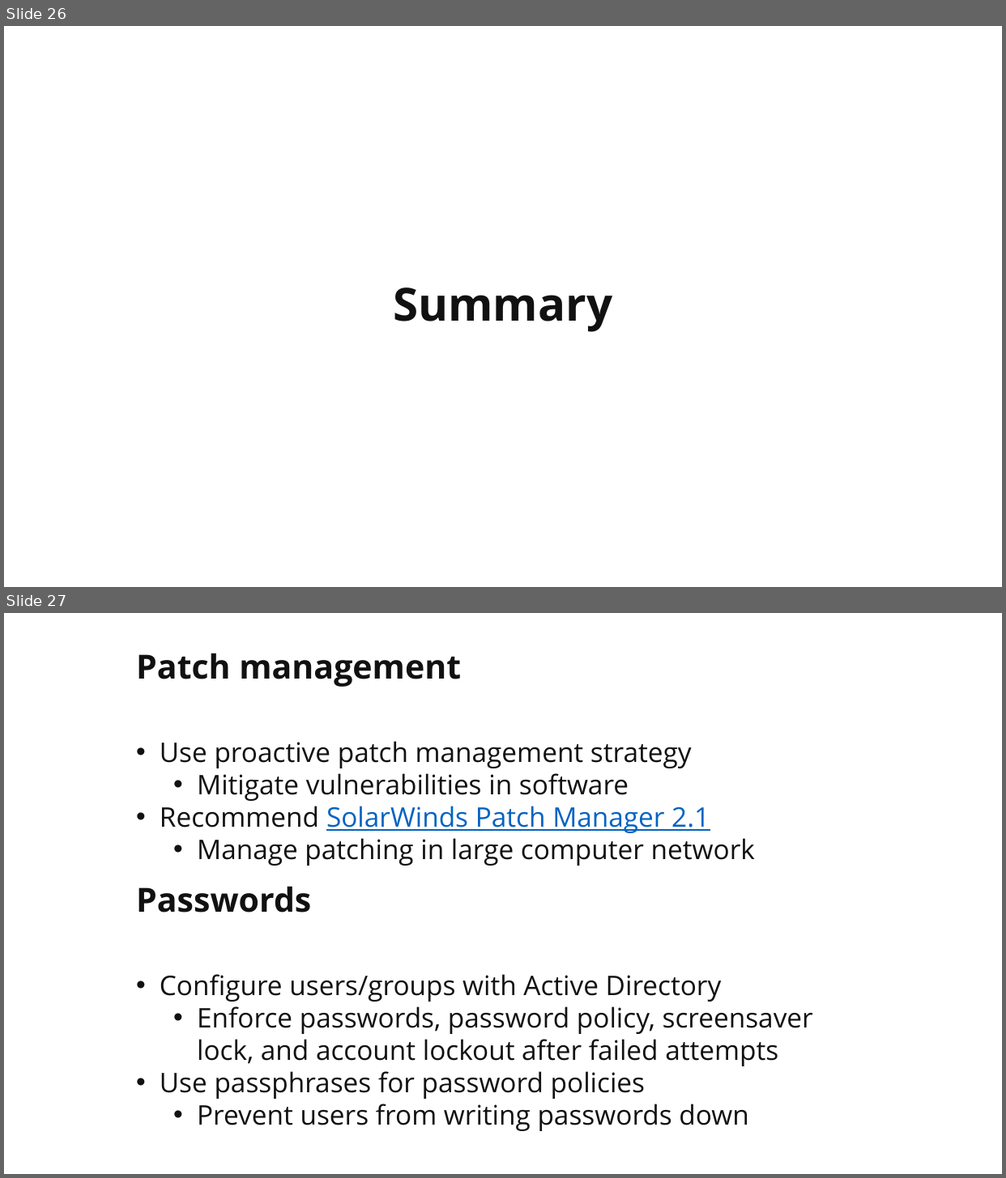
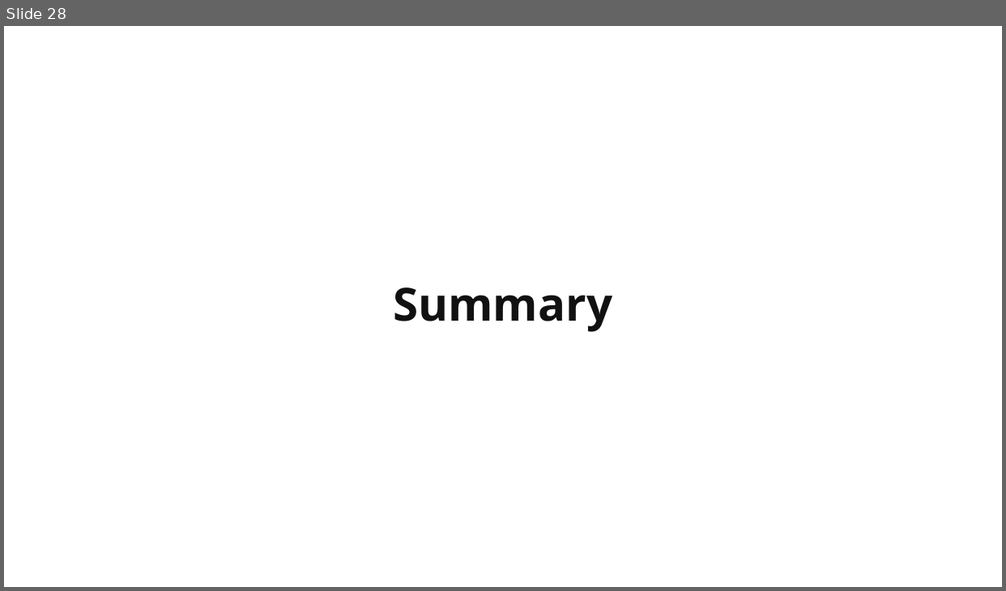
Before and after one commit to martymcflywa/ecu, a slide deck: year_1/sem_2/CSI1101_computer_security/0b_assignment_2_[22MAY15_0900]/dev/CSI1101_PONCE_A2_v03.pptx. Shown one above the other, each under a label of ours: slides 26 and 27 before the commit, slide 28 after it. The pictures are 1006x1178 and 1006x591 pixels, drawn with LibreOffice and Linux fonts; fonts in the diff are those of the drawing. Boxes give left, top, right and bottom in pixels: in the first picture for what was removed or moved away, otherwise in the second. Text is boxed around its words. In the diff, an @@ line names an element or a change of style, - is before the commit and + after.

```diff
--- a/year_1/sem_2/CSI1101_computer_security/0b_assignment_2_[22MAY15_0900]/dev/CSI1101_PONCE_A2_v03.pptx
+++ b/year_1/sem_2/CSI1101_computer_security/0b_assignment_2_[22MAY15_0900]/dev/CSI1101_PONCE_A2_v03.pptx
@@ slide 27 removed at (x1=4, y1=613, x2=1002, y2=1174), background #FFFFFF @@
@@ title removed at (x1=136, y1=653, x2=461, y2=687) @@
-Patch management
@@ text removed at (x1=160, y1=741, x2=755, y2=866) @@
-• Use proactive patch management strategy
-  • Mitigate vulnerabilities in software
-• Recommend SolarWinds Patch Manager 2.1
-  • Manage patching in large computer network
@@ text removed at (x1=136, y1=886, x2=311, y2=913) @@
-Passwords
@@ text removed at (x1=160, y1=974, x2=813, y2=1131) @@
-• Configure users/groups with Active Directory
-  • Enforce passwords, password policy, screensaver lock, and account lockout after failed attempts
-• Use passphrases for password policies
-  • Prevent users from writing passwords down
@@ what was slide 26 is now slide 28 @@
```
Also in this commit, not shown: 5 slides changed, 5 slides added, 4 other slides removed, 2 other files.
